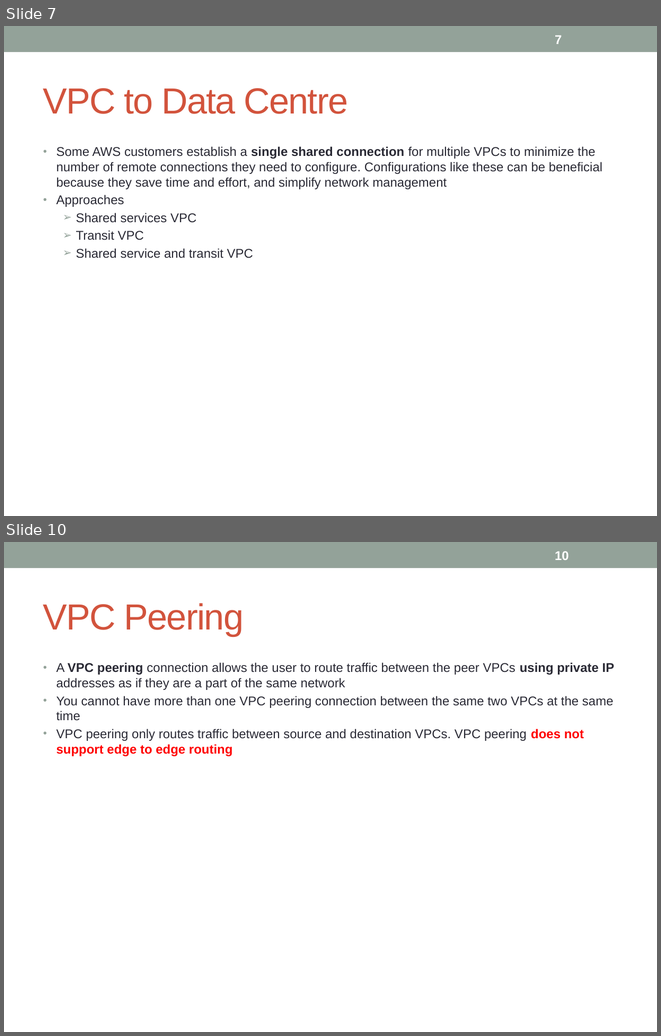
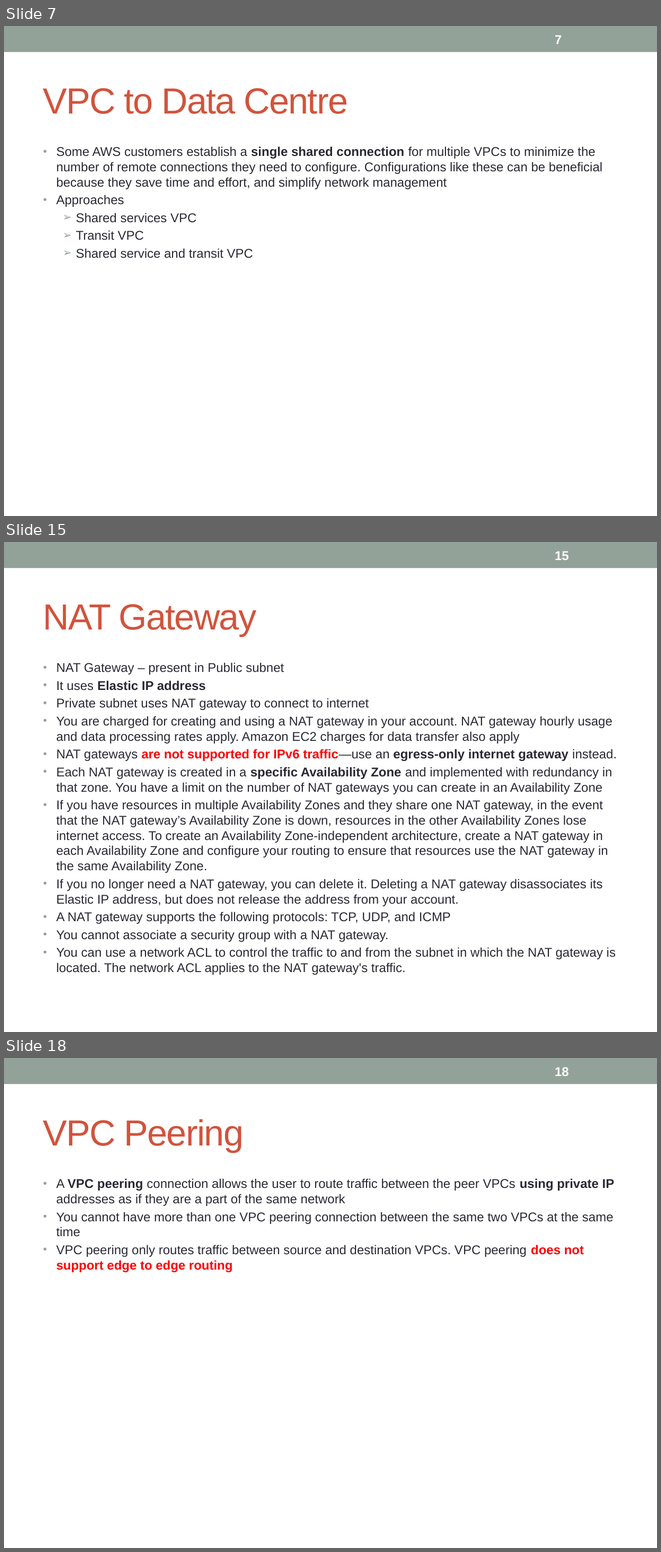
Before and after one commit to notionquest/ProjectDocumentation, a slide deck: AWS_Solution_Architect.pptx. Shown one above the other, each under a label of ours: slides 7 and 10 before the commit, slides 7, 15 and 18 after it; the slides between them are not shown. The pictures are 661x1036 and 661x1552 pixels, drawn with LibreOffice and Linux fonts; fonts in the diff are those of the drawing. Boxes give left, top, right and bottom in pixels: in the first picture for what was removed or moved away, otherwise in the second. Text is boxed around its words. In the diff, an @@ line names an element or a change of style, - is before the commit and + after.

Commit message:
direct connect

```diff
--- a/AWS_Solution_Architect.pptx
+++ b/AWS_Solution_Architect.pptx
@@ slide 15 added at <box>4,542,657,1032</box>, background #FFFFFF; not listed: 1 template element that a slide beside it also shows @@
@@ page number added at <box>555,551,569,560</box>, 14 pt, text #FFFFFF, bold @@
+15
@@ title added at <box>43,604,257,636</box>, 40 pt, text #D2533C @@
+NAT Gateway
@@ text added at <box>56,662,617,974</box>, 14 pt, text #292934 @@
+• NAT Gateway – present in Public subnet
+• It uses Elastic IP address
+• Private subnet uses NAT gateway to connect to internet
+• You are charged for creating and using a NAT gateway in your account. NAT gateway hourly usage and data processing rates apply. Amazon EC2 charges for data transfer also apply
+• NAT gateways are not supported for IPv6 traffic—use an egress-only internet gateway instead.
+• Each NAT gateway is created in a specific Availability Zone and implemented with redundancy in that zone. You have a limit on the number of NAT gateways you can create in an Availability Zone
+• If you have resources in multiple Availability Zones and they share one NAT gateway, in the event that the NAT gateway’s Availability Zone is down, resources in the other Availability Zones lose internet access. To create an Availability Zone-independent architecture, create a NAT gateway in each Availability Zone and configure your routing to ensure that resources use the NAT gateway in the same Availability Zone.
+• If you no longer need a NAT gateway, you can delete it. Deleting a NAT gateway disassociates its Elastic IP address, but does not release the address from your account.
+• A NAT gateway supports the following protocols: TCP, UDP, and ICMP
+• You cannot associate a security group with a NAT gateway.
+• You can use a network ACL to control the traffic to and from the subnet in which the NAT gateway is located. The network ACL applies to the NAT gateway's traffic.
@@ what was slide 10 is now slide 18 @@
@@ page number at <box>555,1067,569,1076</box>: text changed @@
-10
+18
```
Also in this commit, not shown: 19 slides changed, 18 other slides added.
